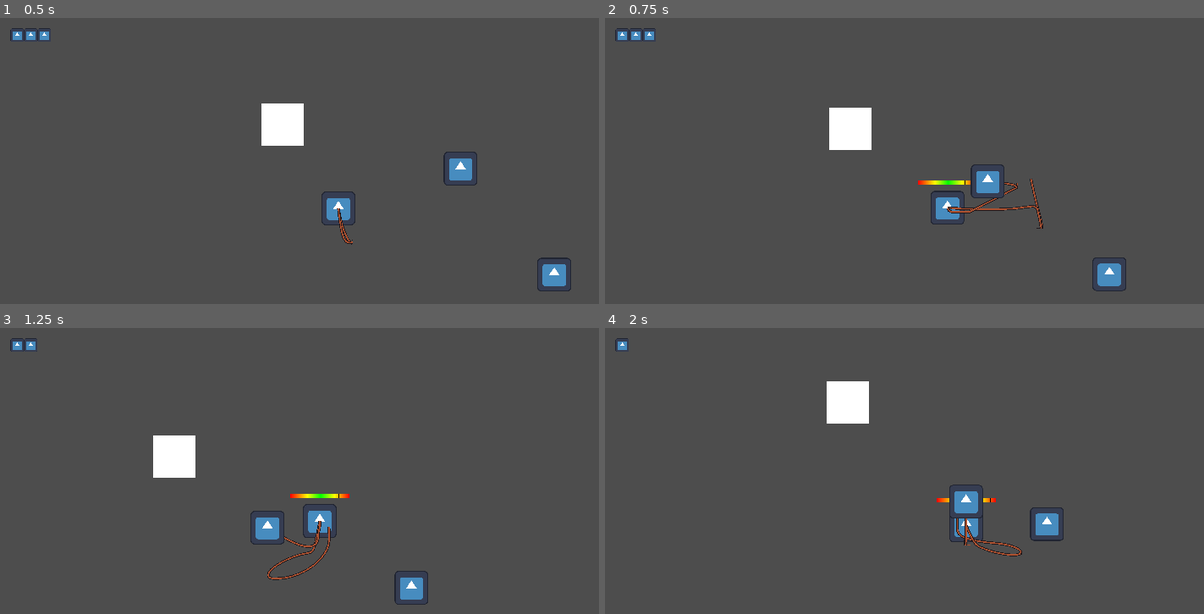
Above: before the commit, frames 1-4 (two rows, left to right).
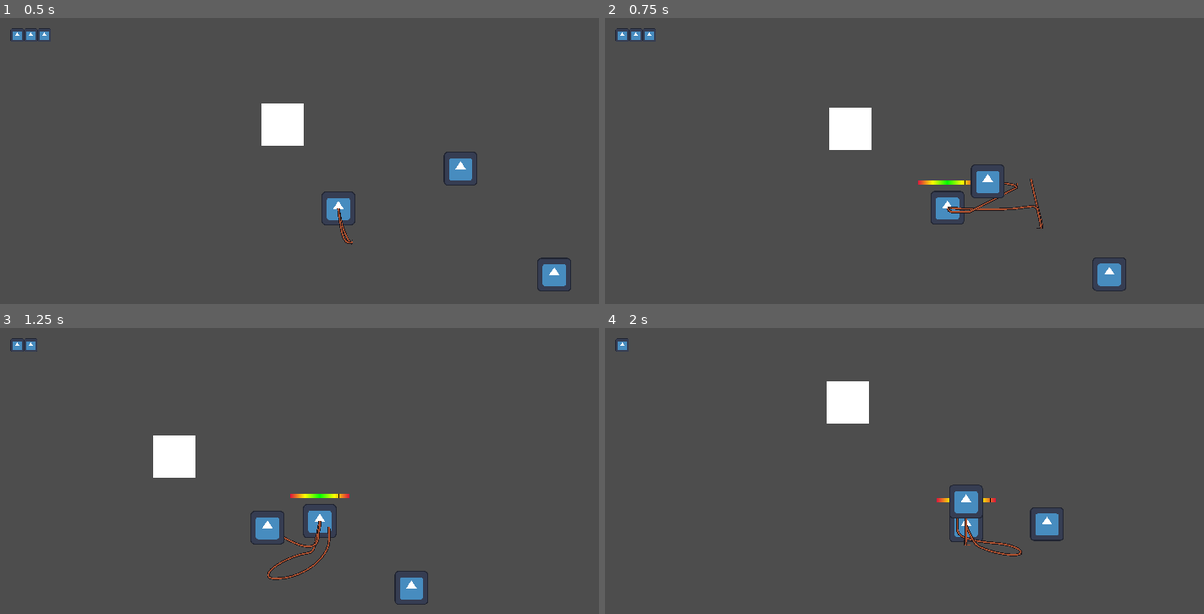
Above: after the commit, the same moments.

Repository: 2weeking/Lasso-Knight
Game: Godot game, scene res://levels/level_0.tscn
The game is run twice, just before and just after one commit, with the same random seed, the same clock (stepped at 60 frames per second) and the same inputs. The engine's default icon, where the game draws it, is replaced by a stand-in: a white triangle on a blue panel in a dark square.
Inputs (mouse positions are in pixels of both pictures, inside the frame that each line leads up to):
- Up to frame 1 (0.5 s): no input
- Up to frame 2 (0.75 s): move the mouse to (1090, 189) at 0.52 s; hold D (right) from 0.53 s (still down); click (1090, 189) at 0.6 s
- Up to frame 3 (1.25 s): keep holding D (right)
- Up to frame 4 (2 s): move the mouse to (808, 536) at 1.27 s; release D (right) at 1.28 s; hold S (down) from 1.28 s (still down); click (808, 536) at 1.35 s

Frame 1 is identical in both runs. In frame 2, less than 0.1% of the frame differs, in the area x 52-62%, y 56-59%; in frame 3, less than 0.1%, in the area x 48-59%, y 57-60%; in frame 4, less than 0.1%.

Commit message:
Cleaned up some code and adjusted lasso bar to be scalable

Diff:
--- a/entities/enemy/enemy.gd
+++ b/entities/enemy/enemy.gd
@@ -8,7 +8,7 @@
 
 var desired_velocity = Vector2.ZERO
 
-func _physics_process(delta):
+func _physics_process(_delta):
 	if is_instance_valid(player) and moving:
 		var direction = (player.position - position).normalized()
 		desired_velocity = direction * speed
@@ -24,5 +24,5 @@
 	move_and_slide()
 
 
-func _on_hitbox_area_entered(area):
+func _on_hitbox_area_entered(_area):
 	pass
--- a/entities/knight/knight.gd
+++ b/entities/knight/knight.gd
@@ -14,7 +14,7 @@
 @export var move_speed : float = 150.0
 @export var lasso_speed : float = 2
 @export var lasso_range: float = 250.0
-@export var lasso_goldilocks: float = 0.25
+@export var lasso_goldilocks: float = 0.5
 
 @onready var verlet_rope = preload("res://entities/lasso/verlet_rope.tscn")
 @onready var lasso_pathfollow = $HurtBox/Path2D/PathFollow2D
@@ -24,18 +24,34 @@
 @onready var animation_tree = $AnimationTree
 @onready var state_machine = animation_tree.get("parameters/playback")
 
+var lasso_bar_bound_lower = (lasso_range/2)-(lasso_range*lasso_goldilocks/2)
+var lasso_bar_bound_upper = (lasso_range/2)+(lasso_range*lasso_goldilocks/2)
+
 var ropes = []
 var desired_velocity = Vector2.ZERO
+var whipping = false
 
 func die():
 	queue_free()
 
 func _ready():
 	hp = hp
+	# Set up lasso bar
 	lasso_bar.visible = false
 	lasso_bar.max_value = lasso_range
 
-var whipping = false
+	# Gradient dependent on lasso range
+	var gradient_texture = GradientTexture1D.new()
+	var gradient = Gradient.new()
+
+	gradient.set_color(0, Color.CRIMSON) # bottom
+	gradient.set_color(1, Color.CRIMSON) # top
+	gradient.add_point(lasso_bar_bound_lower/lasso_range, Color.YELLOW) # q1
+	gradient.add_point(0.5, Color.GREEN) # middle
+	gradient.add_point(lasso_bar_bound_upper/lasso_range, Color.YELLOW) # q3
+
+	gradient_texture.gradient = gradient
+	lasso_bar.texture_under = gradient_texture
 
 func _physics_process(delta):
 	# Movement
@@ -46,34 +62,40 @@
 
 	# Lasso
 	if Input.is_action_just_pressed("whip") and not whipping:
+		# Initiate whipping with hurtbox
 		hurtbox.look_at(get_global_mouse_position())
 		hurtbox.set_collision_mask_value(3, true)
 		lasso_pathfollow.progress_ratio = 0
 		whipping = true
 
+	# Whipping state to latch on to enemies
 	if whipping:
 		lasso_pathfollow.progress_ratio += lasso_speed * delta
+		# Reset whipping and hurtbox
 		if lasso_pathfollow.progress_ratio >= 0.95:
 			hurtbox.set_collision_mask_value(3, false)
 			whipping = false
 
+	# Desired_velocity to used to counteract movement during rope capturing
 	desired_velocity = input_direction * move_speed
 
 	velocity = desired_velocity
 
 	# Deal with ropes children to knight and captured enemies attached
 	for rope in ropes:
-		lasso_bar.visible = true
 		var enemy = rope.target
 		var timer = rope.capture_timer
 
+		# Counteract own velocity with enemy velocity to stimulate rope tension
 		velocity -= enemy.desired_velocity
-		# Lock rope and bodies to certain range of distance
+
 		var dist = position.distance_to(enemy.position)
-		#lasso_bar.value = dist
+
+		# Adjust progress bar and convert dist to bar offset
+		lasso_bar.visible = true
 		lasso_bar.texture_progress_offset.x = -(dist/lasso_range*50)
-		# If in range
-		if dist > (lasso_range/2)-(lasso_range*lasso_goldilocks/2) and dist < (lasso_range/2)+(lasso_range*lasso_goldilocks/2):
+		# If in range, resume capture timer
+		if dist > lasso_bar_bound_lower and dist < lasso_bar_bound_upper:
 			timer.paused = false
 		else:
 			timer.paused = true
@@ -86,7 +108,6 @@
 			lasso_bar.visible = false
 		# If player is outside lasso range, break rope and reset enemy state
 		elif dist > lasso_range:
-			#lasso_bar.value = 0
 			enemy.remove_from_group("capturing")
 			# Queue free rope attached to enemy
 			rope.queue_free()
@@ -95,12 +116,14 @@
 
 	move_and_slide()
 
-func add_new_rope(body):
+func add_rope(body: CharacterBody2D):
+	# Attach rope to enemy
 	var rope = verlet_rope.instantiate()
 	rope.target = body
 	add_child(rope)
 	ropes.append(rope)
 
+	# Attach capturing timer to enemy
 	var timer = Timer.new()
 	rope.capture_timer = timer
 	timer.process_callback = Timer.TIMER_PROCESS_PHYSICS
@@ -108,19 +131,27 @@
 	timer.one_shot = true
 	timer.autostart = true
 	rope.add_child(timer)
+
 	body.add_to_group("capturing")
+
+func remove_rope(body: CharacterBody2D, kill: bool):
+	# First delete rope associated with body
+	for rope in ropes:
+		if body == rope.target:
+			rope.queue_free()
+			ropes.erase(rope)
+
+	# Optionally delete body attached
+	if kill:
+		body.queue_free()
 
 func _on_hit_box_body_entered(body):
 	if body.is_in_group("enemy"):
 		if body.is_in_group("captured"):
-			for rope in ropes:
-				if body == rope.target:
-					rope.queue_free()
-					ropes.erase(rope)
-			body.queue_free()
+			remove_rope(body, true)
 		else:
 			hp -= body.damage
 
 func _on_hurtbox_body_entered(body):
 	if body.is_in_group("enemy") and not body.is_in_group("capturing") and not body.is_in_group("captured"):
-		call_deferred("add_new_rope", body)
+		call_deferred("add_rope", body)
--- a/entities/knight/knight.tscn
+++ b/entities/knight/knight.tscn
@@ -74,13 +74,6 @@
 
 [sub_resource type="RectangleShape2D" id="RectangleShape2D_an74c"]
 size = Vector2(124, 38)
-
-[sub_resource type="Gradient" id="Gradient_qcba4"]
-offsets = PackedFloat32Array(0, 0.29021, 0.513986, 0.751748, 1)
-colors = PackedColorArray(1, 0, 0, 1, 1, 1, 0, 1, 0, 1, 0, 1, 1, 1, 0, 1, 1, 0, 0, 1)
-
-[sub_resource type="GradientTexture1D" id="GradientTexture1D_u80f7"]
-gradient = SubResource("Gradient_qcba4")
 
 [sub_resource type="CanvasTexture" id="CanvasTexture_3xjrk"]
 
@@ -162,7 +155,6 @@
 value = 4.0
 fill_mode = 1
 nine_patch_stretch = true
-texture_under = SubResource("GradientTexture1D_u80f7")
 texture_progress = SubResource("CanvasTexture_3xjrk")
 tint_progress = Color(0, 0, 0, 1)
 
Not shown: 1 places in entities/knight/knight.tscn that only renumber resources
